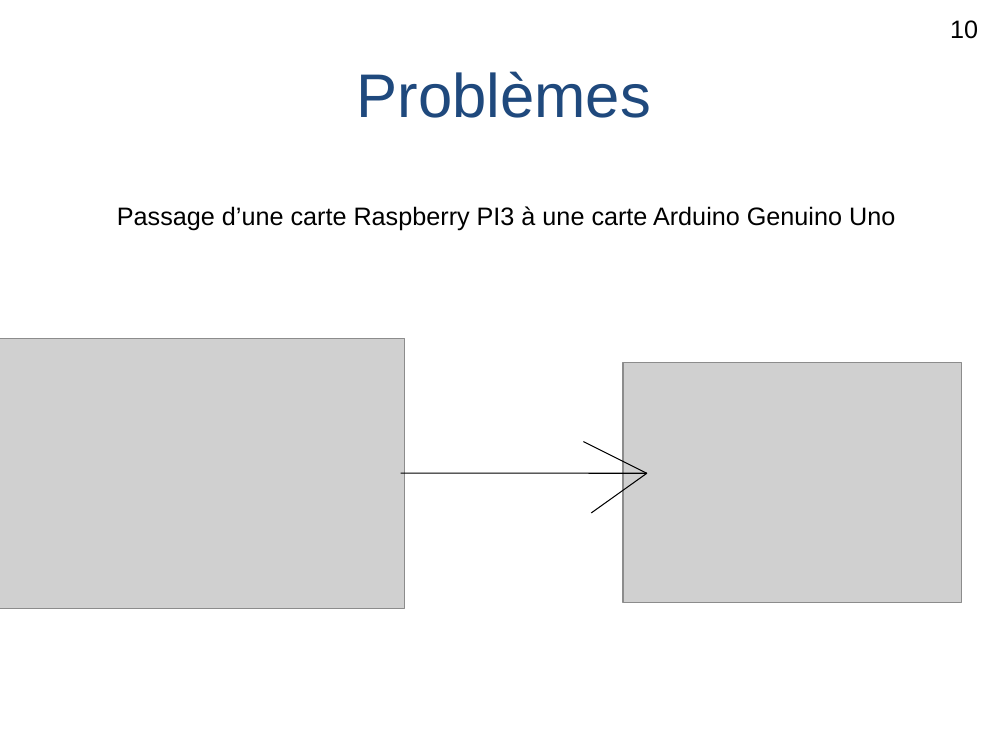
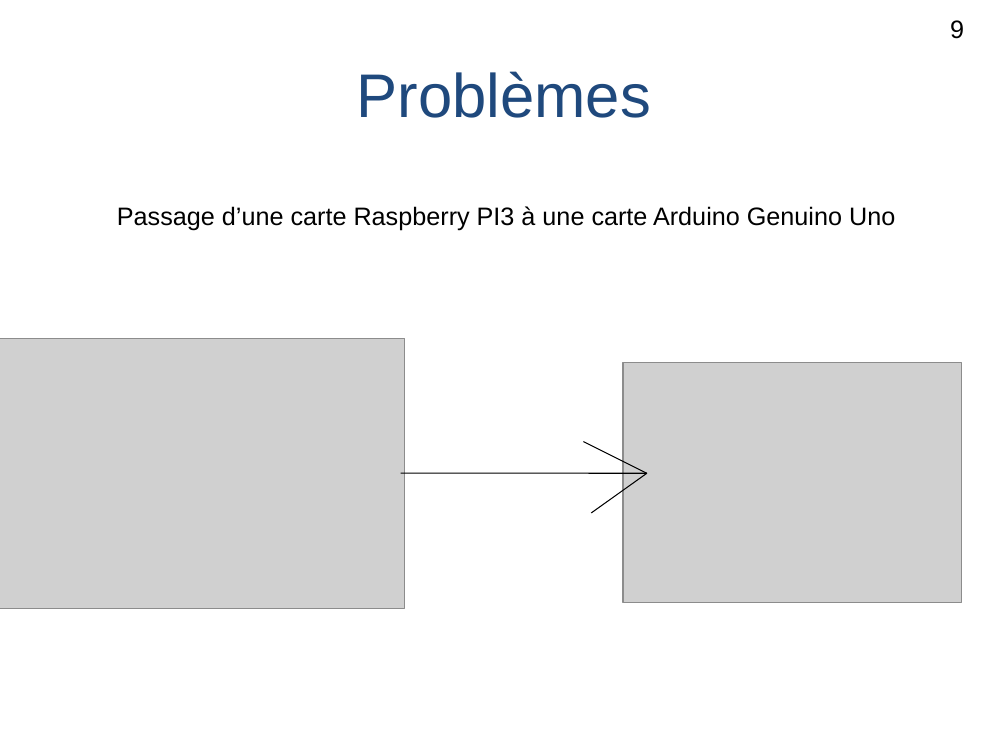
Before and after one commit to lesliesam96/Projet-STI2D, a slide deck: slide 11 of Ralph/Diapo Poulailler.ppt (slide 10 before the commit). Drawn at 1008x756 pixels with LibreOffice and Linux fonts; fonts in the diff are those of the drawing; grey boxes stand for pictures. Boxes give left, top, right and bottom in pixels: in the first picture for what was removed or moved away, otherwise in the second. Text is boxed around its words. In the diff, an @@ line names an element or a change of style, - is before the commit and + after.

```diff
--- a/Ralph/Diapo Poulailler.ppt
+++ b/Ralph/Diapo Poulailler.ppt
@@ text removed at [950, 20, 978, 39] @@
-10
@@ text added at [950, 20, 964, 39], 18 pt, text #000000 @@
+9
```
Also in this commit, not shown: 6 other slides changed, 2 slides added, 1 slide removed, 3 other files.
